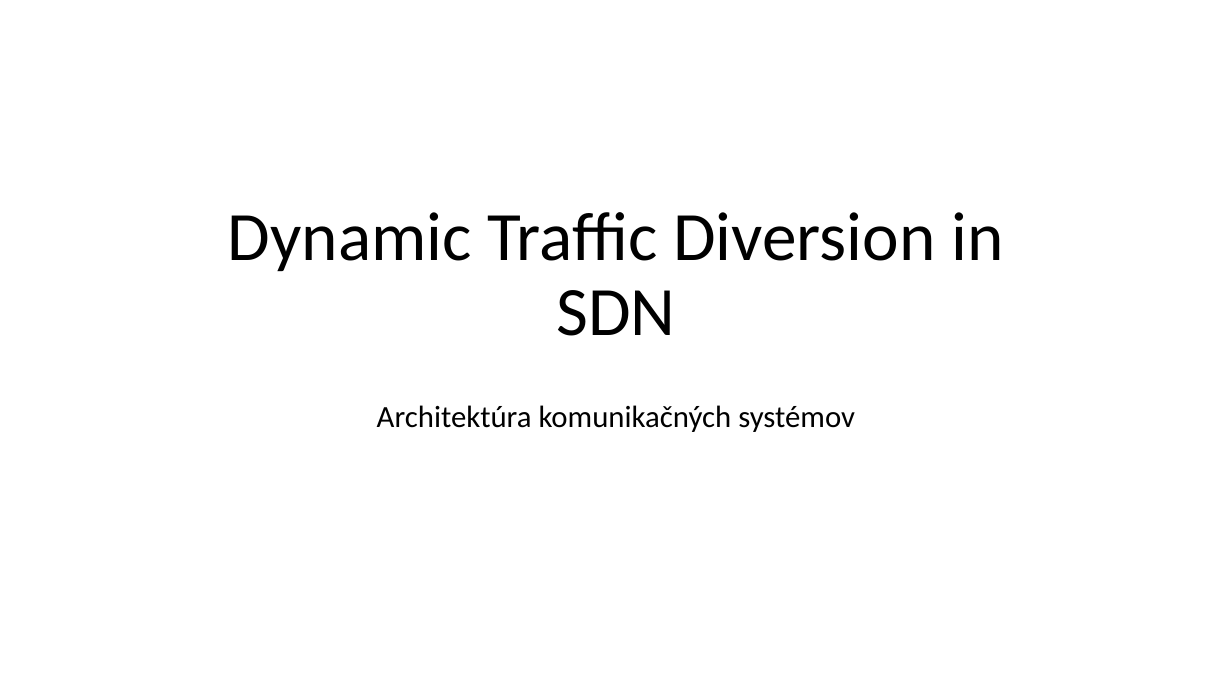
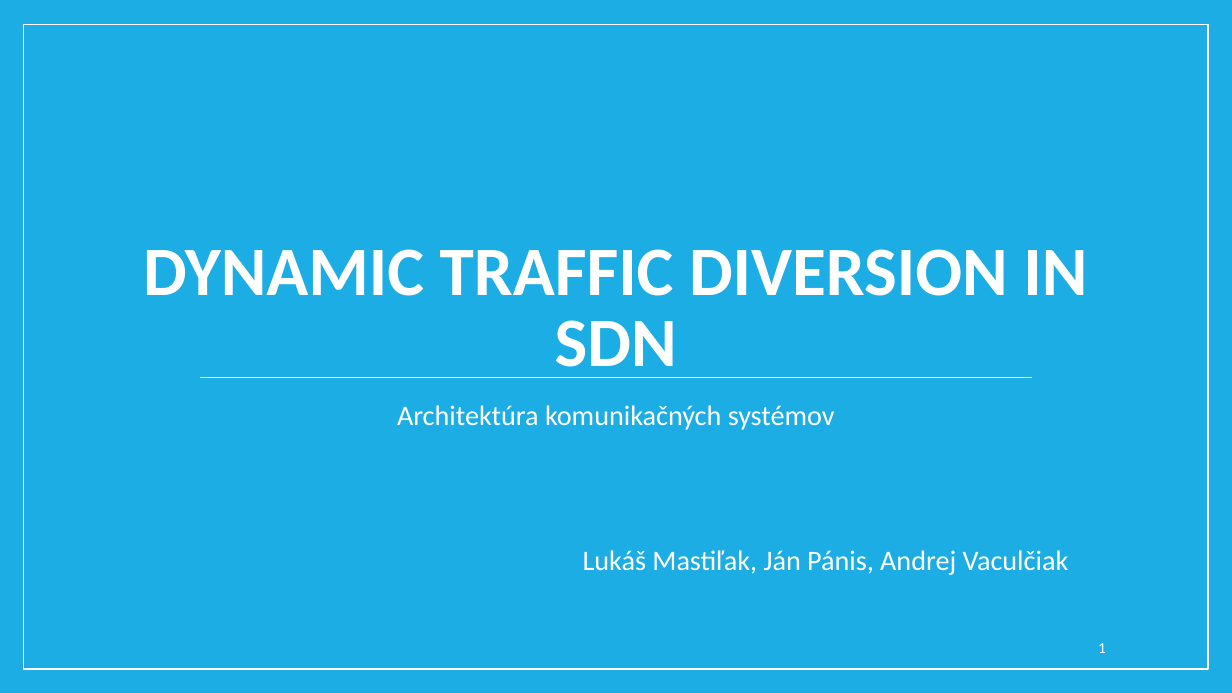
Before and after one commit to aks-2017/semestralne-zadania-semestralne-zadanie-72229-72280-72424, a slide deck: slide 1 of docs/prezentacia.pptx. Drawn at 1232x693 pixels with LibreOffice and Linux fonts; fonts in the diff are those of the drawing. Boxes give left, top, right and bottom in pixels: in the first picture for what was removed or moved away, otherwise in the second. Text is boxed around its words. In the diff, an @@ line names an element or a change of style, - is before the commit and + after.

Commit message:
Add names and theme to prezentacia.pptx

```diff
--- a/docs/prezentacia.pptx
+++ b/docs/prezentacia.pptx
@@ background #FFFFFF to #1CADE4 @@
@@ rectangle added at bbox=[23, 25, 1208, 669], fill #1CADE4, outline #FFFFFF 1 pt @@
@@ title at bbox=[143, 249, 1087, 378]: text changed; text colour #000000 to #FFFFFF; bold on @@
-Dynamic Traffic Diversion in SDN
+DYNAMIC TRAFFIC DIVERSION IN SDN
@@ line added from (200, 377) to (1031, 377), #FFFFFF 0.79 pt @@
@@ subtitle at bbox=[397, 405, 835, 430]: size 24 to 22 pt, text colour #000000 to #FFFFFF in "Architektúra komunikačných systémov"; more space between paragraphs @@
@@ subtitle at bbox=[583, 550, 1069, 575]: paragraph added @@
+Lukáš Mastiľak, Ján Pánis, Andrej Vaculčiak
@@ page number added at bbox=[1098, 643, 1106, 653], 12 pt, text #FFFFFF @@
+1
```
Also in this commit, not shown: 9 other slides changed.
